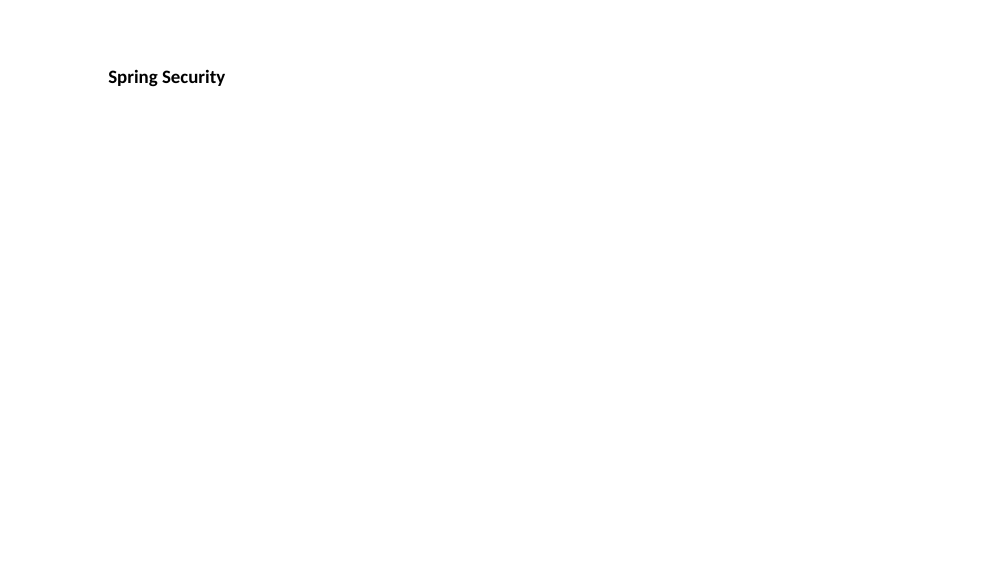
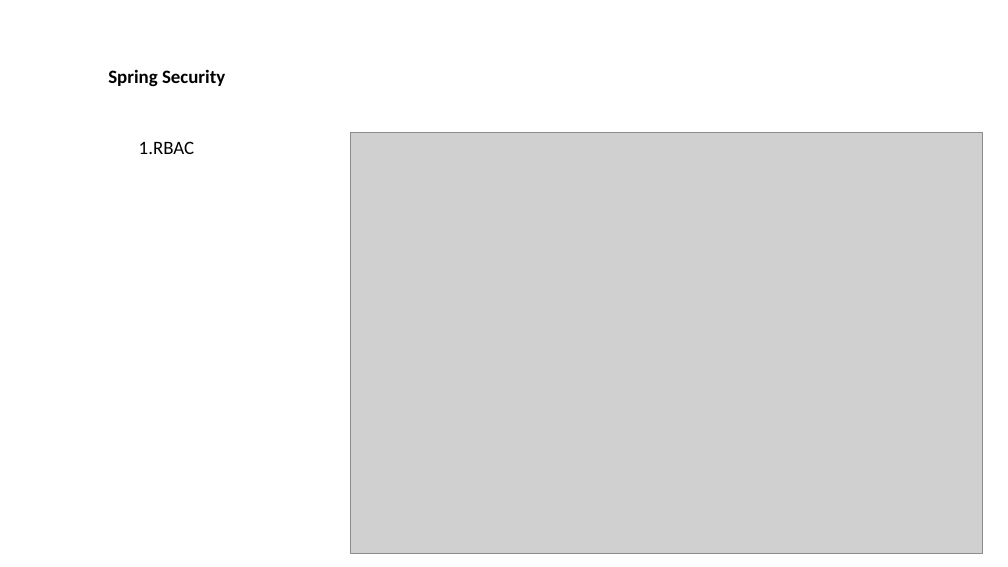
Before and after one commit to plumnx/DIALY, a slide deck: slide 18 of 2020-7-13-----Spring Security Report/Spring Security.pptx (slide 19 before the commit). Drawn at 1008x567 pixels with LibreOffice and Linux fonts; fonts in the diff are those of the drawing; grey boxes stand for pictures. Boxes give left, top, right and bottom in pixels: in the first picture for what was removed or moved away, otherwise in the second. Text is boxed around its words. In the diff, an @@ line names an element or a change of style, - is before the commit and + after.

```diff
--- a/2020-7-13-----Spring Security Report/Spring Security.pptx
+++ b/2020-7-13-----Spring Security Report/Spring Security.pptx
@@ text added at (x1=139, y1=141, x2=195, y2=154), 18 pt, text #000000 @@
+1.RBAC
@@ picture added at (x1=351, y1=132, x2=983, y2=554) @@
```
Also in this commit, not shown: 1 other slide changed, 4 slides added, 1 slide removed.
